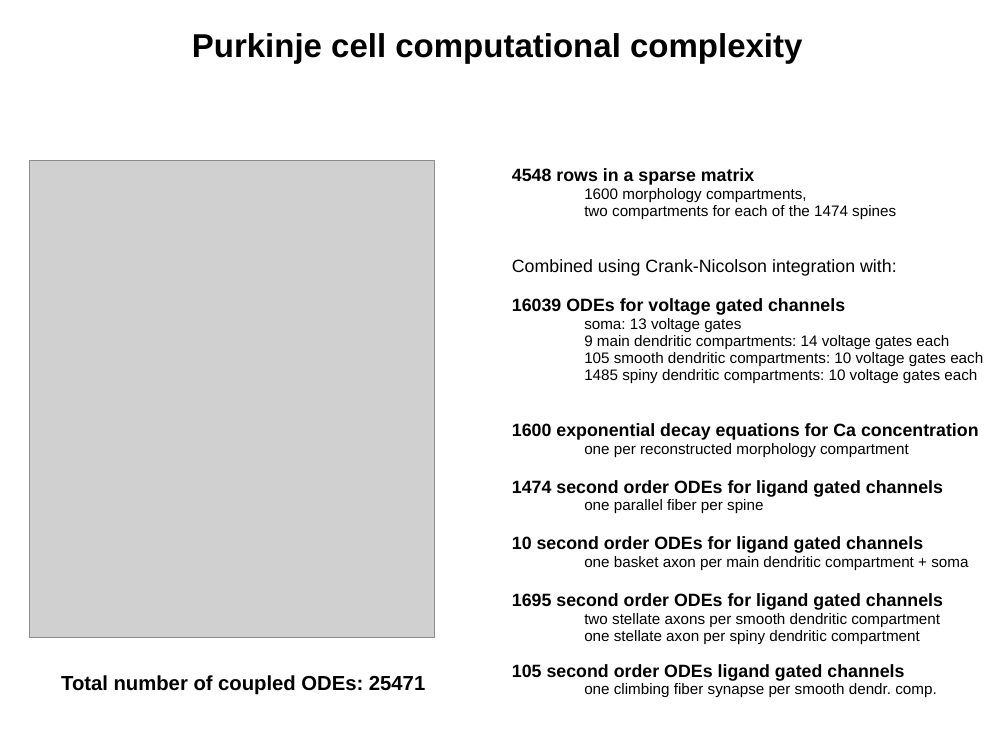
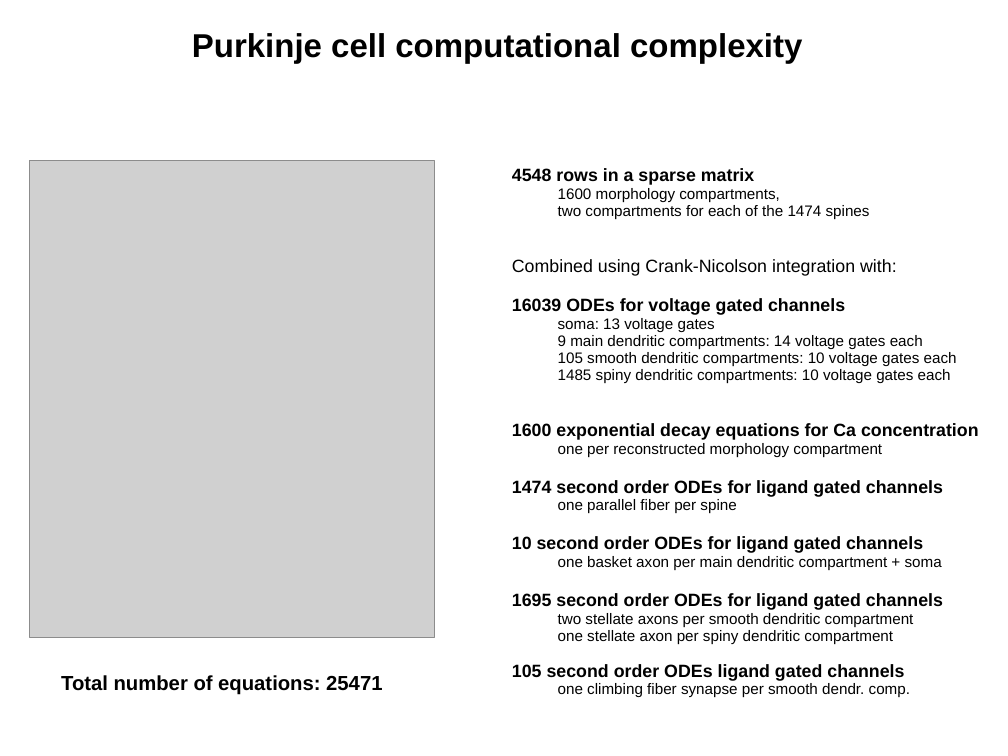
Before and after one commit to HugoCornelis/userdocs, a slide deck: slide 1 of purkinje-slide.ppt. Drawn at 1008x756 pixels with LibreOffice and Linux fonts; fonts in the diff are those of the drawing; grey boxes stand for pictures. Boxes give left, top, right and bottom in pixels: in the first picture for what was removed or moved away, otherwise in the second. Text is boxed around its words. In the diff, an @@ line names an element or a change of style, - is before the commit and + after.

Commit message:
1. Edited purkinje-slide.ppt slide, converted ODE to equations.

```diff
--- a/purkinje-slide.ppt
+++ b/purkinje-slide.ppt
@@ text "4548 rows in a sparse ..." rewrapped from <box>512,168,983,697</box> to <box>512,168,979,697</box> @@
@@ text at <box>61,675,382,695</box>: text changed @@
-Total number of coupled ODEs: 25471
+Total number of equations: 25471
```
